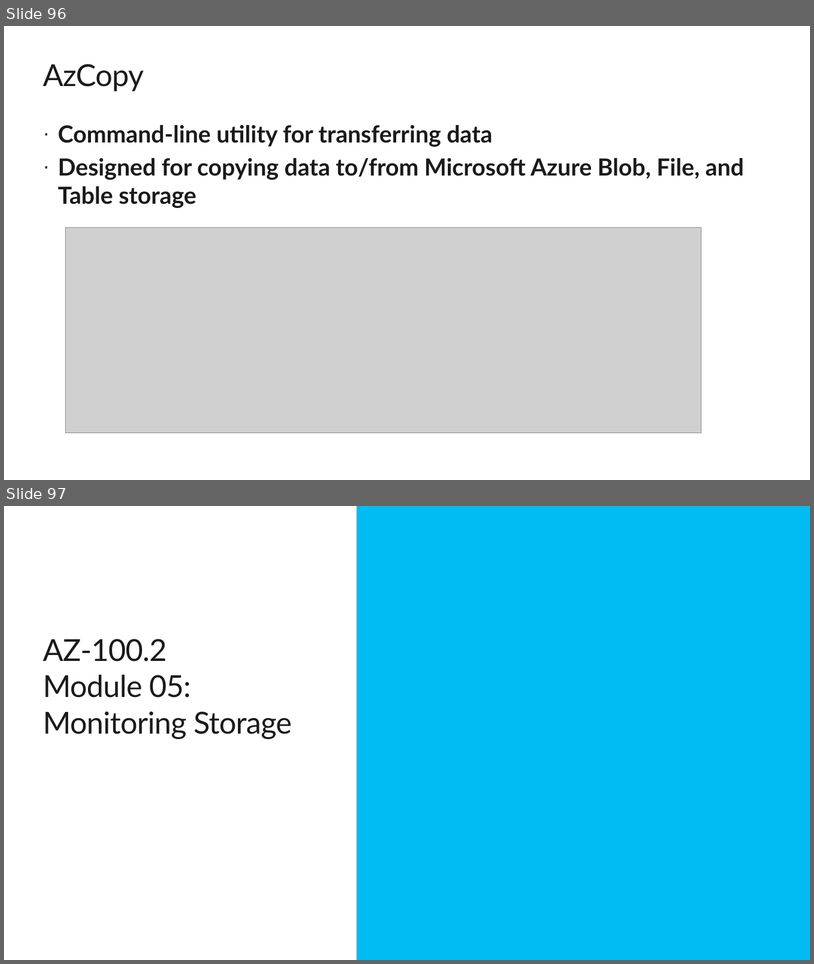
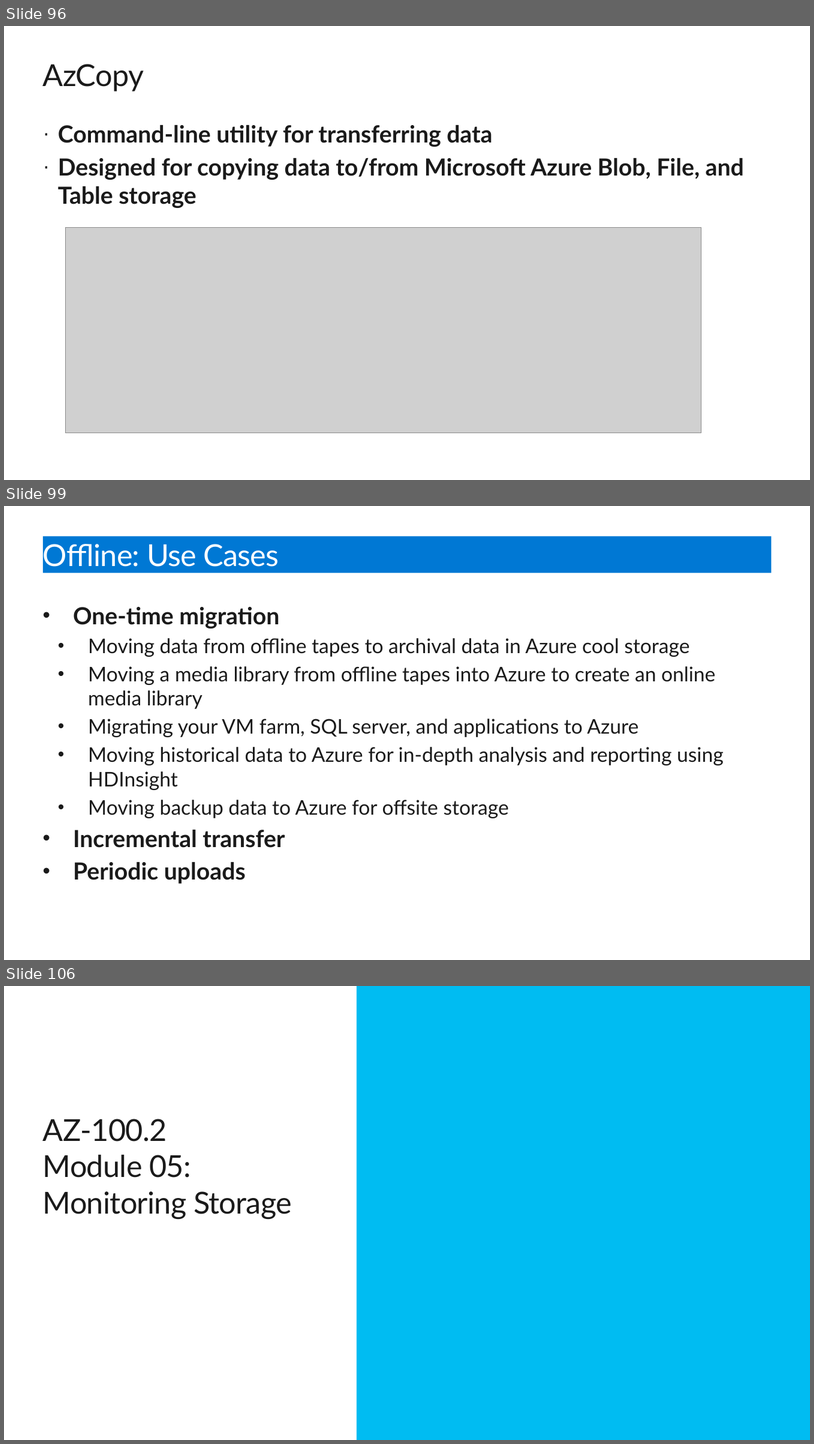
Before and after one commit to simplescripter/AZ-100-Labs, a slide deck: AZ-100Day2.pptx. Shown one above the other, each under a label of ours: slides 96 and 97 before the commit, slides 96, 99 and 106 after it; the slides between them are not shown. The pictures are 814x964 and 814x1444 pixels, drawn with LibreOffice and Linux fonts; fonts in the diff are those of the drawing; grey boxes stand for pictures; background and template pictures are left out. Boxes give left, top, right and bottom in pixels: in the first picture for what was removed or moved away, otherwise in the second. Text is boxed around its words. In the diff, an @@ line names an element or a change of style, - is before the commit and + after.

Commit message:
Added DataBox slides

```diff
--- a/AZ-100Day2.pptx
+++ b/AZ-100Day2.pptx
@@ slide 99 added at (4, 506, 810, 960), background #FFFFFF @@
@@ title added at (43, 536, 771, 573), fill #0078D4, 36 pt, text #FFFFFF @@
+Offline: Use Cases
@@ text added at (73, 607, 724, 883), 24 pt, text #1A1A1A @@
+• One-time migration
+  • Moving data from offline tapes to archival data in Azure cool storage
+  • Moving a media library from offline tapes into Azure to create an online media library
+  • Migrating your VM farm, SQL server, and applications to Azure
+  • Moving historical data to Azure for in-depth analysis and reporting using HDInsight
+  • Moving backup data to Azure for offsite storage
+• Incremental transfer
+• Periodic uploads
@@ what was slide 97 is now slide 106 @@
```
Also in this commit, not shown: 8 other slides added.
